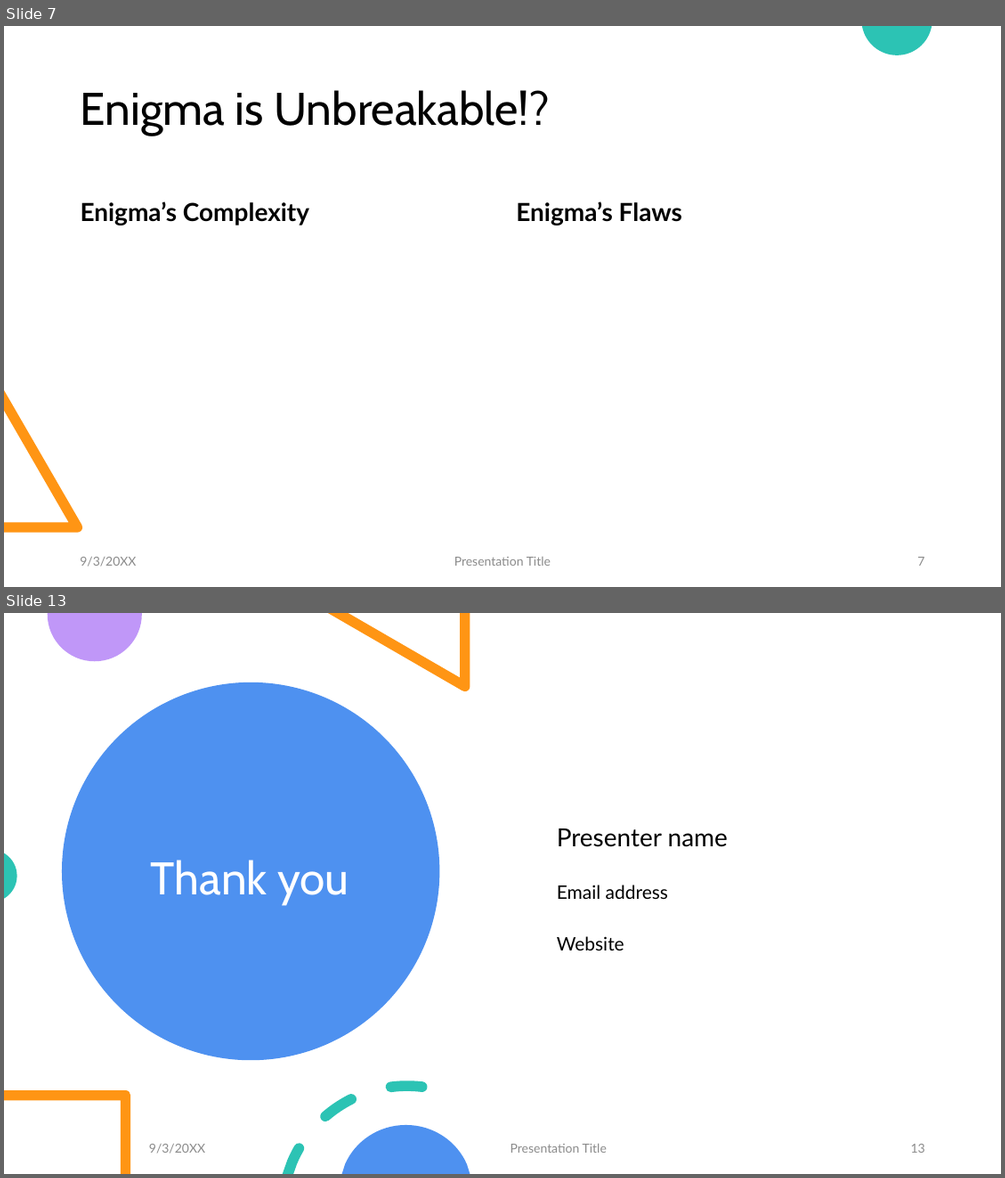
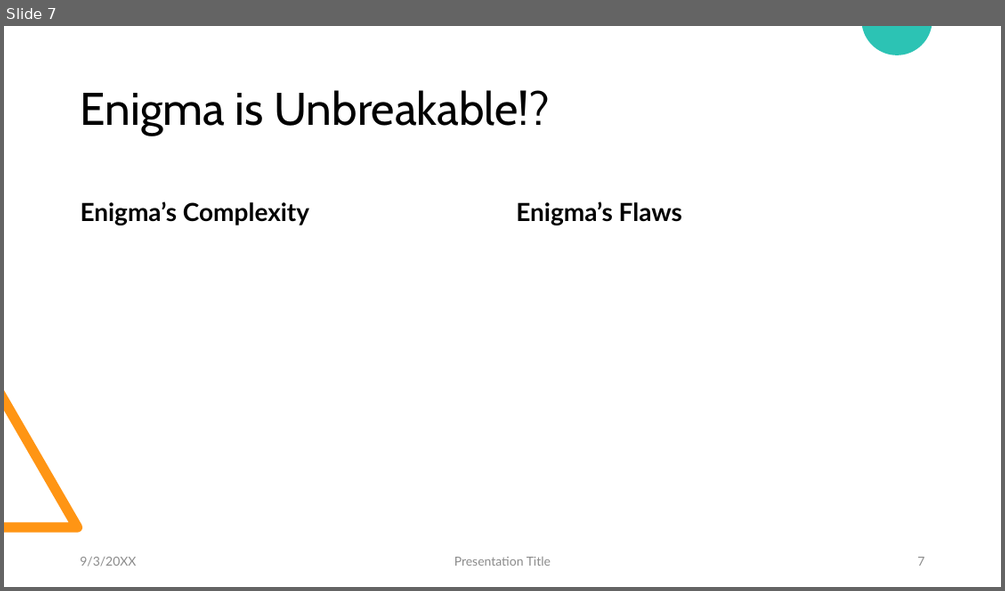
Before and after one commit to elliot-brooks/enigma-simulator, a slide deck: docs/project/The Enigma Simulator Presentation.pptx. Shown one above the other, each under a label of ours: slides 7 and 13 before the commit, slide 7 after it; the slides between them are not shown. The pictures are 1005x1178 and 1005x591 pixels, drawn with LibreOffice and Linux fonts; fonts in the diff are those of the drawing; grey boxes stand for pictures. Boxes give left, top, right and bottom in pixels: in the first picture for what was removed or moved away, otherwise in the second. Text is boxed around its words. In the diff, an @@ line names an element or a change of style, - is before the commit and + after.

```diff
--- a/docs/project/The Enigma Simulator Presentation.pptx
+++ b/docs/project/The Enigma Simulator Presentation.pptx
@@ slide 13 removed at (4, 613, 1001, 1174), background #FFFFFF @@
@@ freeform shape removed at (48, 613, 142, 662) @@
@@ freeform shape removed at (328, 613, 469, 691) @@
@@ ellipse removed at (62, 682, 439, 1060) @@
@@ text removed at (557, 828, 728, 950) @@
-Presenter name
-Email address
-Website
@@ freeform shape removed at (4, 853, 16, 898) @@
@@ title removed at (151, 860, 349, 904) @@
-Thank you
@@ freeform shape removed at (4, 1090, 130, 1174) @@
@@ freeform shape removed at (283, 1080, 428, 1174) @@
@@ text removed at (149, 1143, 205, 1153) @@
-9/3/20XX
@@ freeform shape removed at (342, 1125, 469, 1174) @@
@@ text removed at (510, 1143, 607, 1152) @@
-Presentation Title
@@ page number removed at (911, 1143, 925, 1152) @@
-13
```
Also in this commit, not shown: 2 slides changed, 3 other slides removed, 1 other file.
